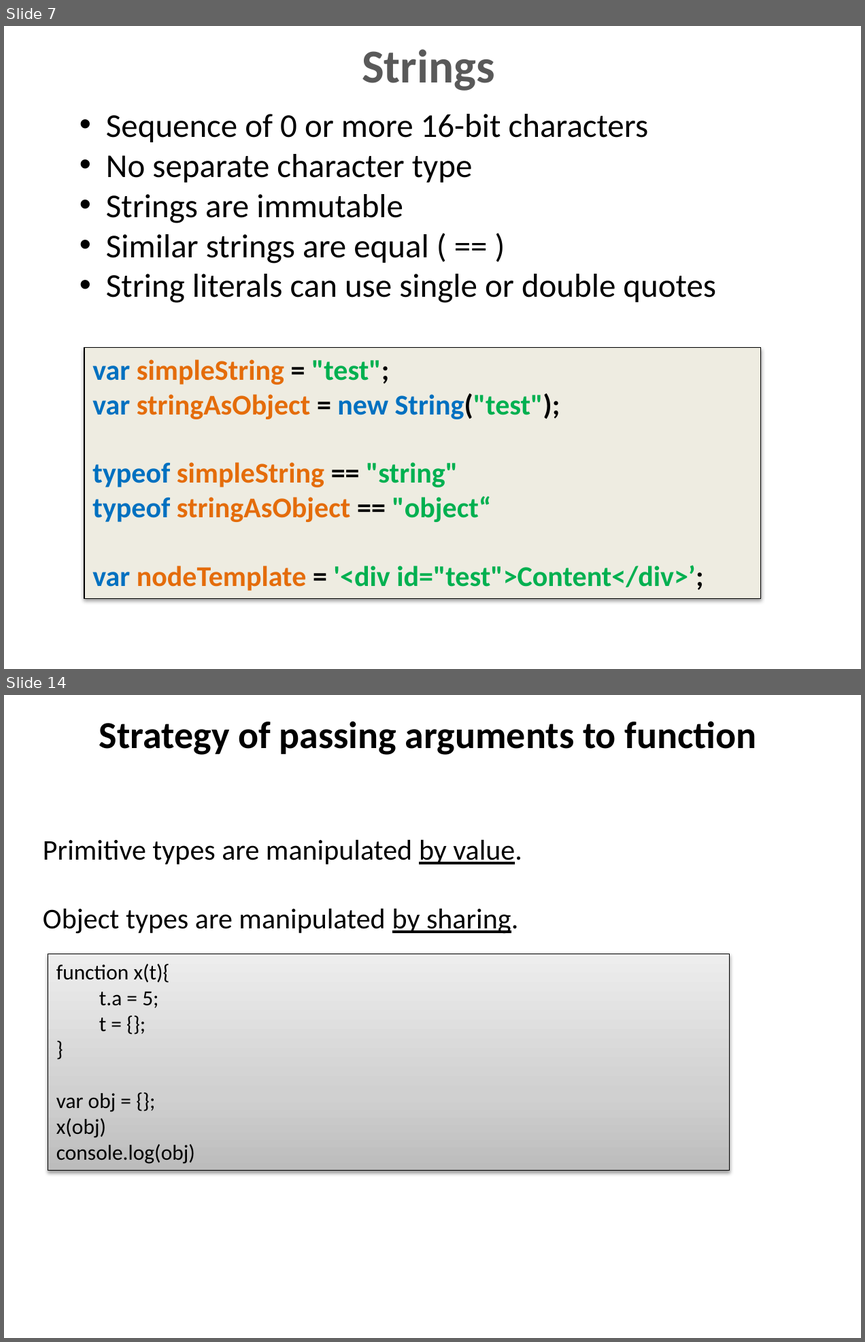
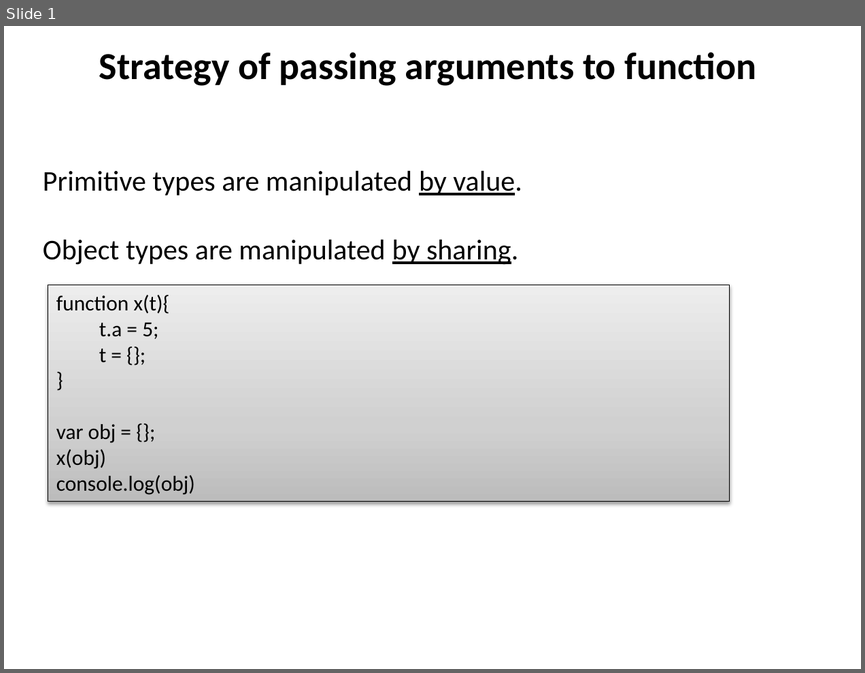
Before and after one commit to dzmitry-varabei/front-end-course, a slide deck: js-data-types/Data_types.pptx. Shown one above the other, each under a label of ours: slides 7 and 14 before the commit, slide 1 after it; the slides between them are not shown. The pictures are 865x1342 and 865x673 pixels, drawn with LibreOffice and Linux fonts; fonts in the diff are those of the drawing. Boxes give left, top, right and bottom in pixels: in the first picture for what was removed or moved away, otherwise in the second. Text is boxed around its words. In the diff, an @@ line names an element or a change of style, - is before the commit and + after.

```diff
--- a/js-data-types/Data_types.pptx
+++ b/js-data-types/Data_types.pptx
@@ slide 7 removed at (4, 26, 861, 669), background #FFFFFF @@
@@ title removed at (362, 49, 495, 91) @@
-Strings
@@ text removed at (106, 114, 716, 303) @@
-• Sequence of 0 or more 16-bit characters
-• No separate character type
-• Strings are immutable
-• Similar strings are equal ( == )
-• String literals can use single or double quotes
@@ rectangle removed at (84, 347, 761, 599) @@
-var simpleString = "test";
-var stringAsObject = new String("test");
-typeof simpleString == "string"
-typeof stringAsObject == "object“
-var nodeTemplate = '<div id="test">Content</div>’;
@@ what was slide 14 is now slide 1 @@
```
Also in this commit, not shown: 1 slide changed, 12 other slides removed, 3 other files.
